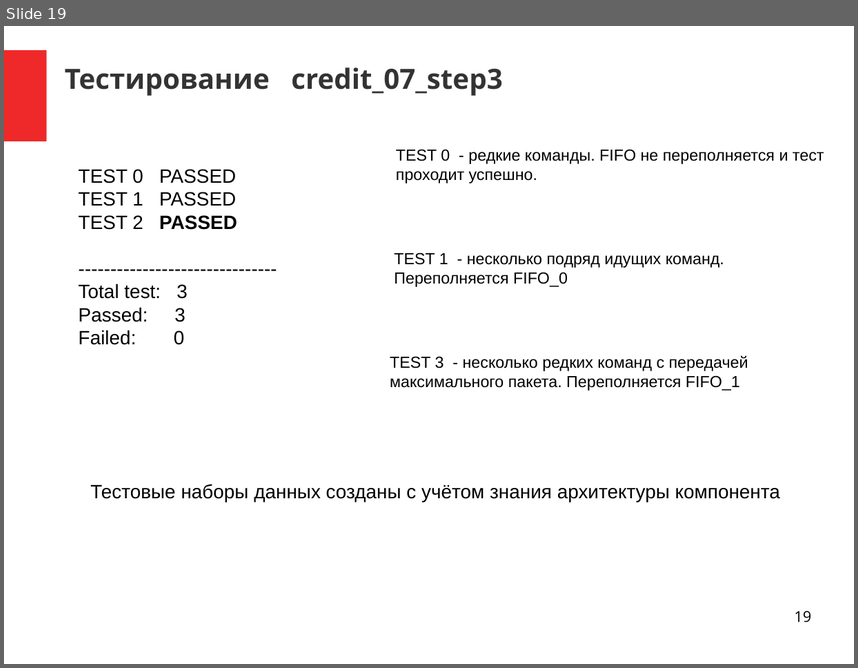
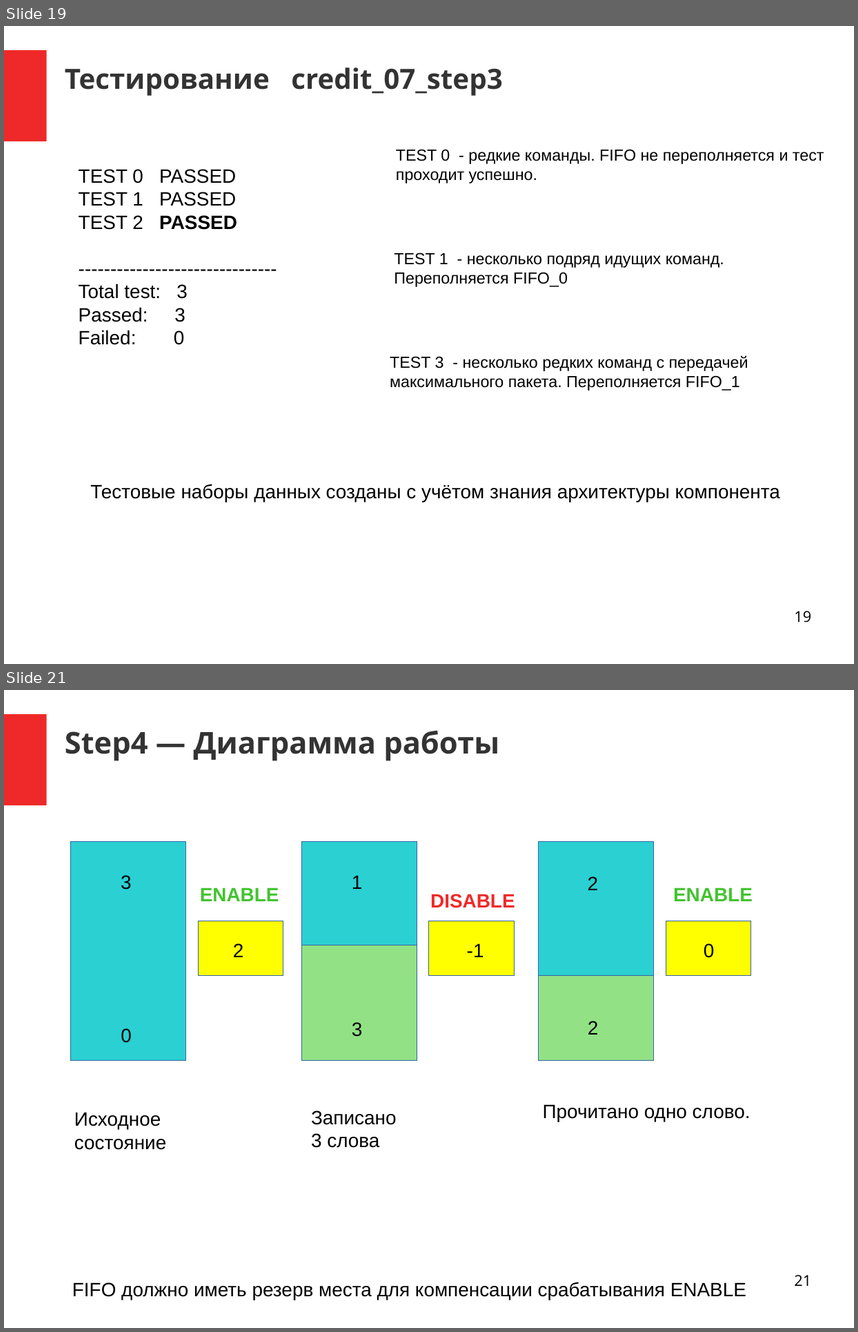
Before and after one commit to DigitalDesignSchool/2021dev, a slide deck: examples/2.1.1.7/doc/pr_2_1_1_7.odp. Shown one above the other, each under a label of ours: slide 19 before the commit, slides 19 and 21 after it; the slides between them are not shown. The pictures are 858x668 and 858x1332 pixels, drawn with LibreOffice and Linux fonts; fonts in the diff are those of the drawing. Boxes give left, top, right and bottom in pixels: in the first picture for what was removed or moved away, otherwise in the second. Text is boxed around its words. In the diff, an @@ line names an element or a change of style, - is before the commit and + after.

```diff
--- a/examples/2.1.1.7/doc/pr_2_1_1_7.odp
+++ b/examples/2.1.1.7/doc/pr_2_1_1_7.odp
@@ slide 21 added at (x1=4, y1=690, x2=854, y2=1328), background #FFFFFF; not listed: 1 template element that a slide beside it also shows @@
@@ title added at (x1=65, y1=730, x2=499, y2=761), 28 pt, text #333333, bold @@
+Step4 — Диаграмма работы
@@ rectangle added at (x1=71, y1=842, x2=187, y2=1061), fill #2BD0D2, outline #3465A4 0 pt @@
@@ rectangle added at (x1=302, y1=842, x2=417, y2=1061), fill #2BD0D2, outline #3465A4 0 pt @@
@@ rectangle added at (x1=539, y1=842, x2=654, y2=1061), fill #2BD0D2, outline #3465A4 0 pt @@
@@ text added at (x1=121, y1=875, x2=132, y2=889), 18 pt, text #000000 @@
+3
@@ text added at (x1=352, y1=875, x2=363, y2=889), 18 pt, text #000000 @@
+1
@@ text added at (x1=200, y1=887, x2=279, y2=901), 18 pt, text #43C330, bold @@
+ENABLE
@@ text added at (x1=430, y1=894, x2=515, y2=908), 18 pt, text #EF2929, bold @@
+DISABLE
@@ text added at (x1=588, y1=876, x2=599, y2=890), 18 pt, text #000000 @@
+2
@@ text added at (x1=673, y1=887, x2=753, y2=901), 18 pt, text #43C330, bold @@
+ENABLE
@@ rectangle added at (x1=199, y1=920, x2=283, y2=976), fill #FFFF00, outline #3465A4 0 pt @@
@@ rectangle added at (x1=429, y1=920, x2=514, y2=976), fill #FFFF00, outline #3465A4 0 pt @@
@@ rectangle added at (x1=666, y1=920, x2=751, y2=976), fill #FFFF00, outline #3465A4 0 pt @@
@@ text added at (x1=233, y1=943, x2=244, y2=957), 18 pt, text #000000 @@
+2
@@ rectangle added at (x1=302, y1=945, x2=417, y2=1061), fill #92E285, outline #3465A4 0 pt @@
@@ text added at (x1=467, y1=943, x2=484, y2=957), 18 pt, text #000000 @@
+-1
@@ text added at (x1=704, y1=943, x2=715, y2=958), 18 pt, text #000000 @@
+0
@@ rectangle added at (x1=539, y1=976, x2=654, y2=1061), fill #92E285, outline #3465A4 0 pt @@
@@ text added at (x1=588, y1=1021, x2=599, y2=1034), 18 pt, text #000000 @@
+2
@@ text added at (x1=121, y1=1028, x2=132, y2=1043), 18 pt, text #000000 @@
+0
@@ text added at (x1=352, y1=1022, x2=363, y2=1036), 18 pt, text #000000 @@
+3
@@ text added at (x1=74, y1=1112, x2=166, y2=1150), 18 pt, text #000000 @@
+Исходное
+состояние
@@ text added at (x1=311, y1=1110, x2=397, y2=1147), 18 pt, text #000000 @@
+Записано
+3 слова
@@ text added at (x1=543, y1=1104, x2=751, y2=1121), 18 pt, text #000000 @@
+Прочитано одно слово.
@@ text added at (x1=72, y1=1281, x2=746, y2=1299), 18 pt, text #000000 @@
+FIFO должно иметь резерв места для компенсации срабатывания ENABLE
@@ page number added at (x1=794, y1=1274, x2=811, y2=1285), 14 pt, text #000000 @@
+21
```
Also in this commit, not shown: 6 slides changed, 2 other slides added, 6 other files.
